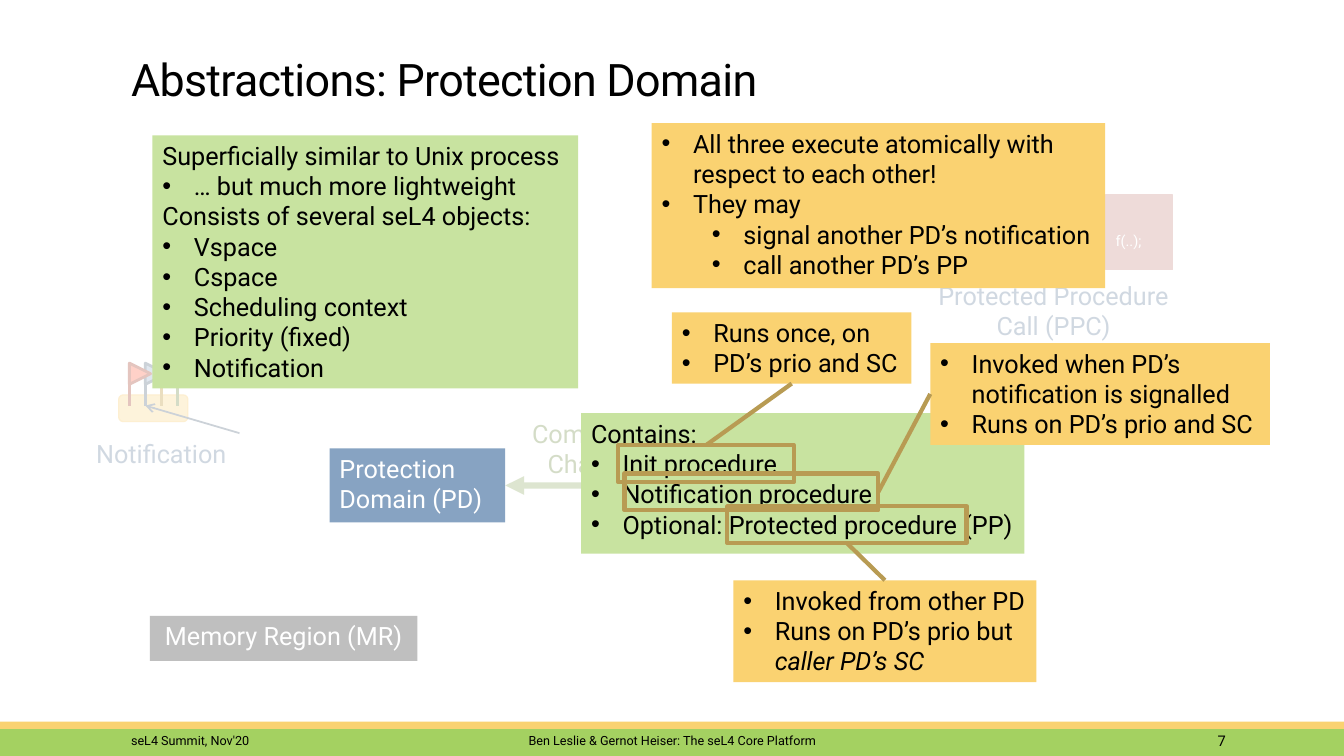
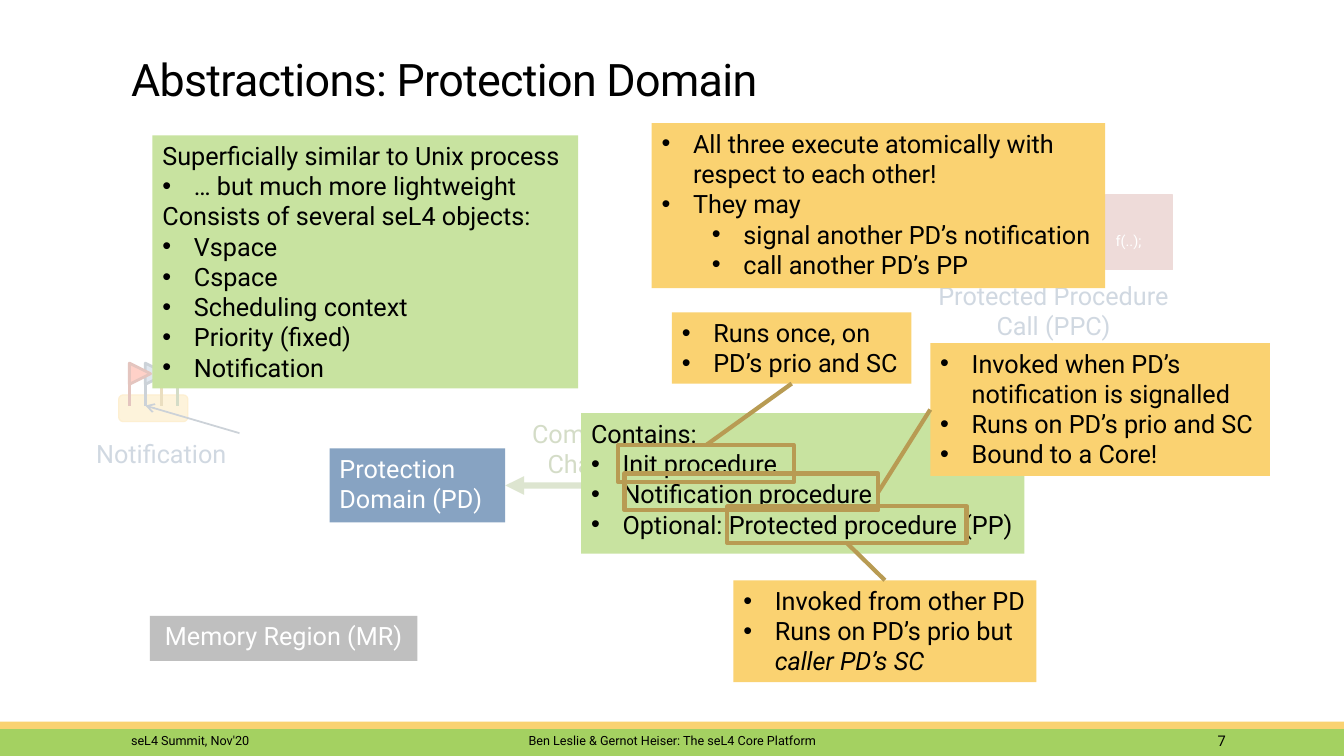
Before and after one commit to BreakawayConsulting/platform-sel4-docs, a slide deck: slide 7 of 2011-summit-platform.pptx. Drawn at 1344x756 pixels with LibreOffice and Linux fonts; fonts in the diff are those of the drawing; background and template pictures are left out. Boxes give left, top, right and bottom in pixels: in the first picture for what was removed or moved away, otherwise in the second. Text is boxed around its words. In the diff, an @@ line names an element or a change of style, - is before the commit and + after.

```diff
--- a/2011-summit-platform.pptx
+++ b/2011-summit-platform.pptx
@@ rectangle "Invoked when PD’s notification is ...": place and size @@
-rectangle "Invoked when PD’s notification is ..." at box(931, 343, 1270, 445)
+rectangle "Invoked when PD’s notification is ..." at box(931, 343, 1270, 476)
@@ line moved from (931, 394) - (878, 492) to (931, 409) - (878, 492) @@
@@ text in rectangle at box(972, 444, 1158, 464): paragraph added @@
+• Bound to a Core!
```
Also in this commit, not shown: 4 other slides changed.
